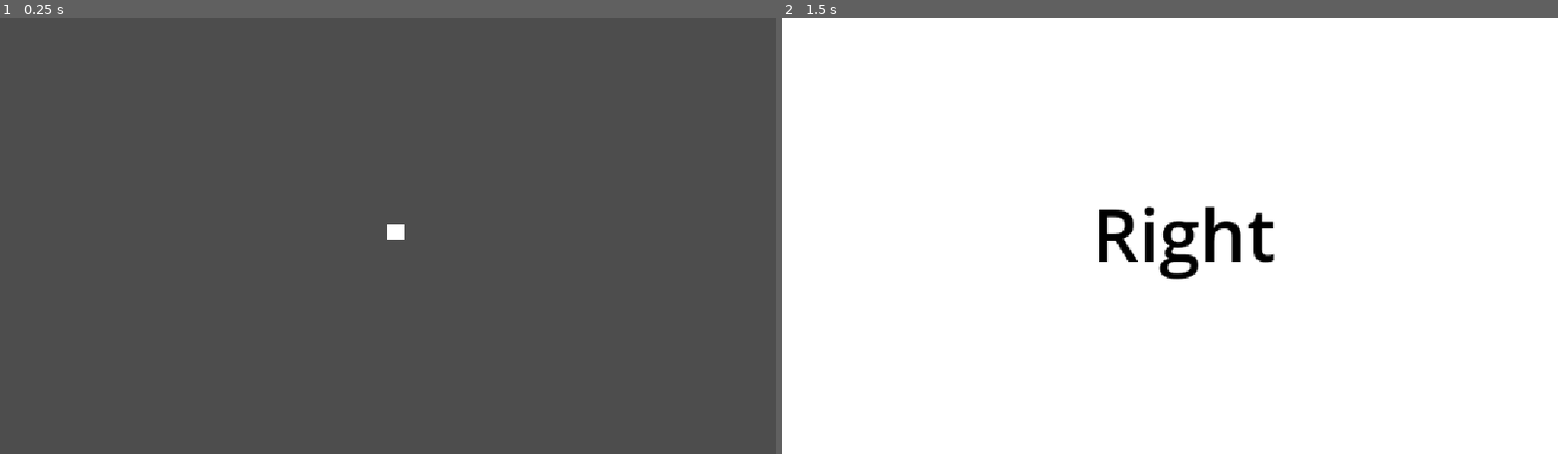
Above: before the commit, frames 1-2 (left to right).
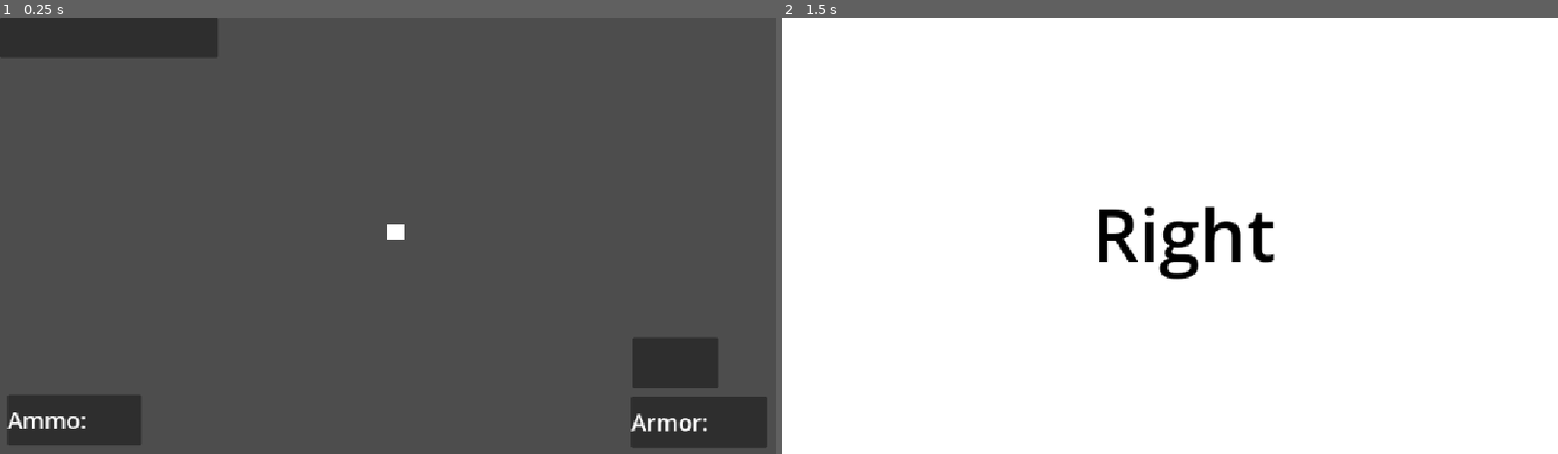
Above: after the commit, the same moments.

Repository: The4erepaha/Forgotten-cells
Game: Godot game, scene res://scenes/main.tscn
Same seed, same stepped clock (60 frames per second), same inputs: the game is played once before the commit and once after it.
Inputs (mouse positions are in pixels of both pictures, inside the frame that each line leads up to):
- Up to frame 1 (0.25 s): no input
- Up to frame 2 (1.5 s): click (890, 39) at 0.52 s; tap Enter at 1.25 s; hold D (right) from 1.28 s (still down)

The runs differ from the first frame. In frame 1, 7.6% of the frame differs, in the area x 0-99%, y 0-99%; in frame 2, nothing differs.

Commit message:
Add ell system

Diff:
--- /dev/null
+++ b/scenes/hud.tscn
@@ -0,0 +1,52 @@
+[gd_scene format=3 uid="uid://cgmc1ojuxp6bq"]
+
+[ext_resource type="Script" uid="uid://k4d4usgwvo5l" path="res://scripts/hud.gd" id="1_ahhtf"]
+
+[sub_resource type="LabelSettings" id="LabelSettings_wofu5"]
+font_size = 34
+
+[node name="HUD" type="Node2D" unique_id=1391800513]
+script = ExtResource("1_ahhtf")
+
+[node name="HP_bar" type="Panel" parent="." unique_id=1867865153]
+offset_left = 939.0
+offset_top = 475.0
+offset_right = 1066.0
+offset_bottom = 551.0
+
+[node name="HP_label" type="Label" parent="HP_bar" unique_id=76254418]
+layout_mode = 0
+offset_right = 211.0
+offset_bottom = 97.0
+text = "
+"
+label_settings = SubResource("LabelSettings_wofu5")
+vertical_alignment = 1
+
+[node name="Ammo_bar" type="Panel" parent="." unique_id=887934472]
+offset_left = 11.0
+offset_top = 560.0
+offset_right = 210.0
+offset_bottom = 636.0
+
+[node name="Ammo_label" type="Label" parent="Ammo_bar" unique_id=70495571]
+layout_mode = 0
+offset_right = 199.0
+offset_bottom = 76.0
+text = "Ammo: "
+label_settings = SubResource("LabelSettings_wofu5")
+vertical_alignment = 1
+
+[node name="Armor_bar" type="Panel" parent="." unique_id=1722541668]
+offset_left = 937.0
+offset_top = 563.0
+offset_right = 1139.0
+offset_bottom = 639.0
+
+[node name="Armor_label" type="Label" parent="Armor_bar" unique_id=1379980463]
+layout_mode = 0
+offset_right = 202.0
+offset_bottom = 76.0
+text = "Armor:"
+label_settings = SubResource("LabelSettings_wofu5")
+vertical_alignment = 1
--- a/scenes/main.tscn
+++ b/scenes/main.tscn
@@ -2,6 +2,7 @@
 
 [ext_resource type="Script" uid="uid://bk6fvb87xu4sb" path="res://scripts/main.gd" id="1_0wfyh"]
 [ext_resource type="PackedScene" uid="uid://bjy5tok1cf827" path="res://scenes/player.tscn" id="1_o5qli"]
+[ext_resource type="PackedScene" uid="uid://cgmc1ojuxp6bq" path="res://scenes/hud.tscn" id="2_sugp2"]
 
 [sub_resource type="RectangleShape2D" id="RectangleShape2D_wofu5"]
 size = Vector2(1155, 651)
@@ -14,6 +15,8 @@
 
 [node name="Main" type="Node2D" unique_id=361318409]
 script = ExtResource("1_0wfyh")
+
+[node name="HUD" parent="." unique_id=1391800513 instance=ExtResource("2_sugp2")]
 
 [node name="Player" parent="." unique_id=1312970847 instance=ExtResource("1_o5qli")]
 
--- a/scenes/player.tscn
+++ b/scenes/player.tscn
@@ -11,3 +11,9 @@
 position = Vector2(588, 317)
 scale = Vector2(26.250013, 22.75)
 texture = SubResource("CanvasTexture_ygiu2")
+
+[node name="Button" type="Button" parent="." unique_id=751256137]
+offset_right = 324.0
+offset_bottom = 59.0
+
+[connection signal="pressed" from="Button" to="." method="_on_button_pressed"]
--- /dev/null
+++ b/scripts/hud.gd
@@ -0,0 +1,7 @@
+extends Node2D
+
+
+
+func _ready() -> void:
+	pass
+	#player.hp_changed.connect(_on_hp_changed)
--- a/scripts/main.gd
+++ b/scripts/main.gd
@@ -3,33 +3,34 @@
 
 @onready var player = $Player
 
+
+
 func _ready() -> void:
-	#подключаем сигнал из сцены игрока
-	player.state_player.connect(_on_player_state_changed)
+	player.player_state.connect(_on_state_player)
 	$lee_left.visible = false
 	$lee_right.visible = false
 	$lee_down.visible = false
+
 
 
 func _physics_process(_delta: float) -> void:
 	pass
 
 
-func _on_player_state_changed(state):
-	if state == 0: #normal
+func _on_state_player(state):
+	if state == 0:
 		$lee_left.visible = false
 		$lee_right.visible = false
 		$lee_down.visible = false
-	if state == 1:  # right
-		$lee_right.visible = true
-		$lee_left.visible = false
-		$lee_down.visible = false
-
-	if state == 2:   # left
+	if state == 1:
 		$lee_left.visible = true
 		$lee_right.visible = false
 		$lee_down.visible = false
-	if state == 3: #down
-		$lee_down.visible = true
+	if state == 2:
+		$lee_left.visible = false
+		$lee_right.visible = true
+		$lee_down.visible = false
+	if state == 3:
 		$lee_left.visible = false
 		$lee_right.visible = false
+		$lee_down.visible = true
--- a/scripts/player.gd
+++ b/scripts/player.gd
@@ -1,17 +1,21 @@
 extends Node2D
 
-#создали пользовательский сигнал
-signal state_player(state)
-var hp = 3
 
-# список именовоных констант
-# список состояний игрока
-enum State  {
-	NORMAL,  #0
-	RIGHT,   #1
-	LEFT,    #2
-	DOWN,    #3
-	DEAD     #4
+
+
+#сигнал для ресурсов (hp,ammo,armor)
+
+var hp = 3     #hp игрока
+var ammo = 3        # амуниция игрока
+var armor = 3       # броня игрока
+
+signal player_state(state)
+
+enum State{
+	NORMAL,
+	LEFT,
+	RIGHT,
+	DOWN
 }
 
 var state = State.NORMAL
@@ -20,18 +24,41 @@
 	pass
 
 func _physics_process(_delta: float) -> void:
-	if Input.is_action_just_pressed("open_up"):
+	leeSystem()
+
+# функция отвечающяя за логику и перемещение между препятствиями.
+func leeSystem():
+	if Input.is_action_just_pressed("open_up"):  # клавиша W
 		state = State.NORMAL
-		emit_signal("state_player", state)
+		emit_signal("player_state", state)
 	if Input.is_action_just_pressed("left"):
 		if state == State.NORMAL:
 			state = State.LEFT
-			emit_signal("state_player", state)
+			emit_signal("player_state",state)
 	if Input.is_action_just_pressed("right"):
 		if state == State.NORMAL:
 			state = State.RIGHT
-			emit_signal("state_player", state)
-	if Input.is_action_just_pressed("down"):
+			emit_signal("player_state", state)
+	if Input.is_action_just_pressed("down"):    # клавиша S
 		if state == State.NORMAL:
 			state = State.DOWN
-			emit_signal("state_player", state)
+			emit_signal("player_state", state)
+
+
+func take_damage():
+	hp -= 1
+	if hp < 0:
+		hp = 0
+
+	#emit_signal("hp_changed")
+
+	if hp == 0:
+		die()
+
+
+func die():
+	print("game over")
+
+
+func _on_button_pressed() -> void:
+	take_damage()
Not shown, added: scripts/hud.gd.uid
